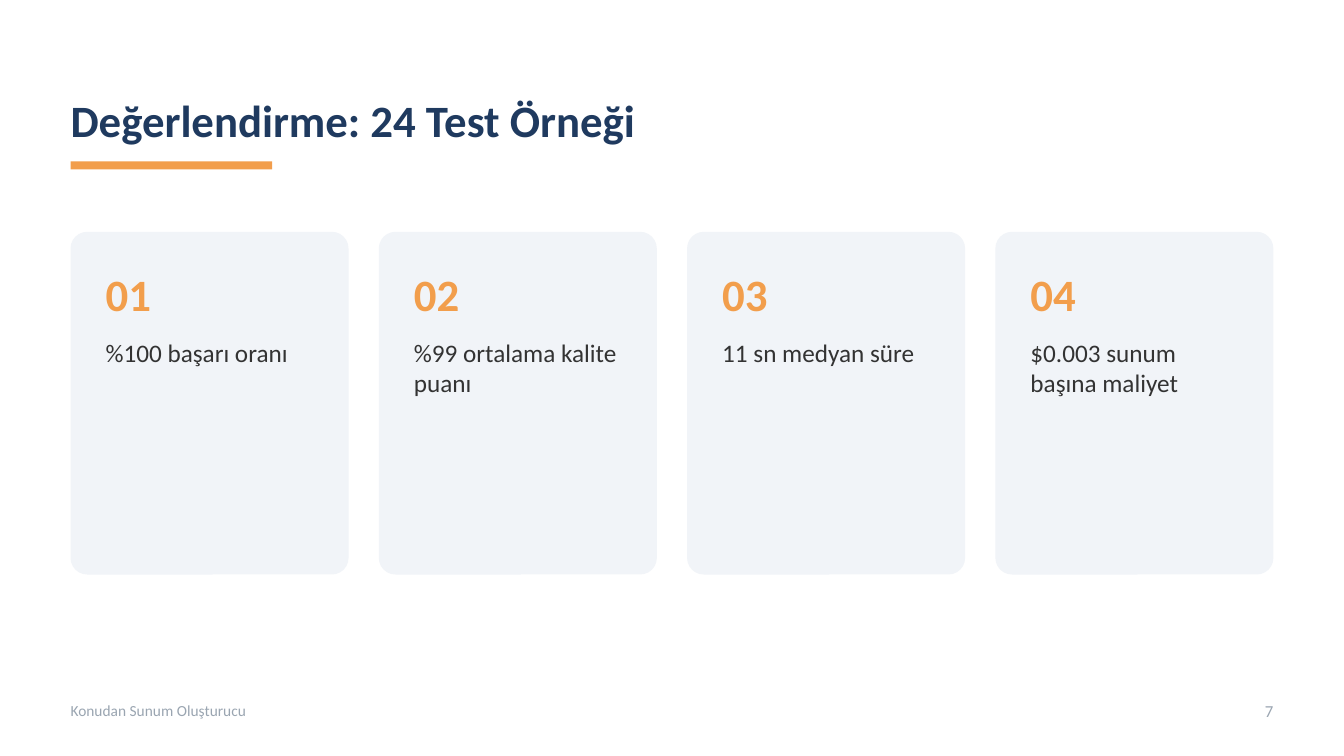
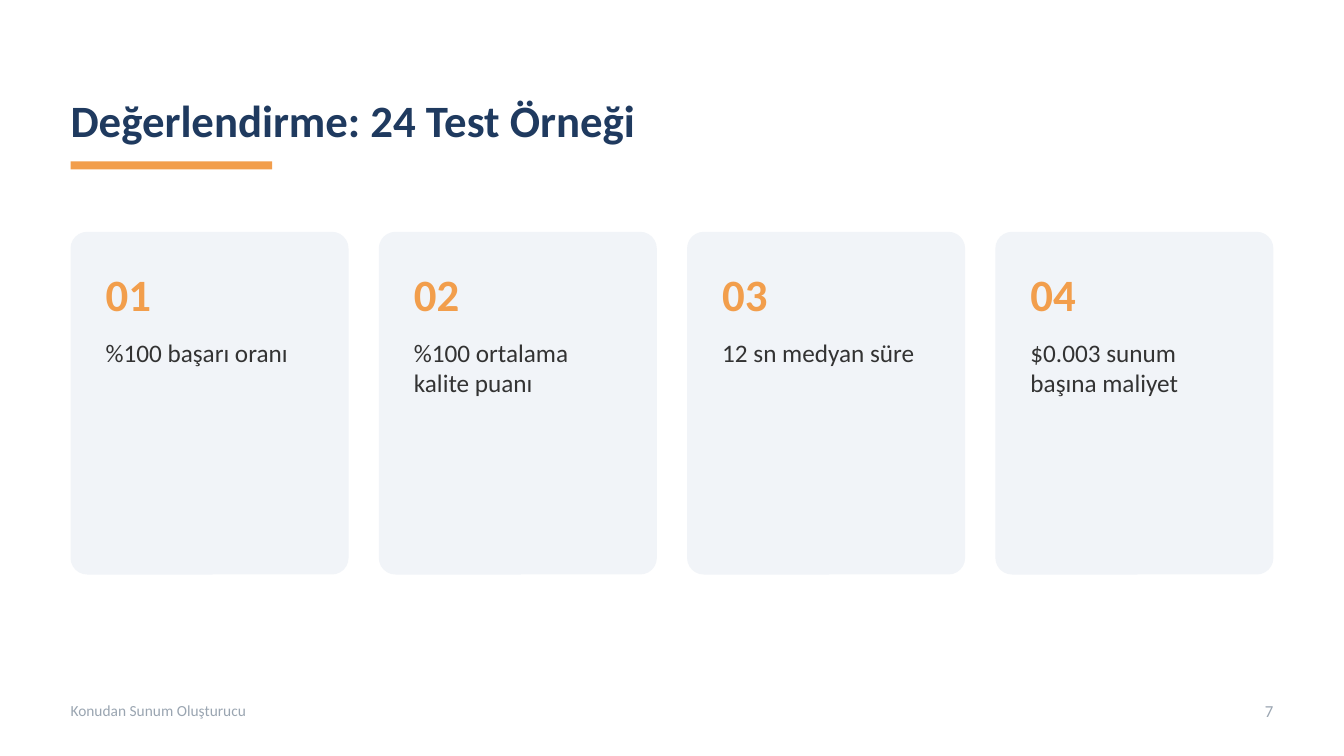
Before and after one commit to BerkKilincer-dev/ai-presentation-generator, a slide deck: slide 7 of docs/Proje_Sunumu.pptx. Drawn at 1344x756 pixels with LibreOffice and Linux fonts; fonts in the diff are those of the drawing. Boxes give left, top, right and bottom in pixels: in the first picture for what was removed or moved away, otherwise in the second. Text is boxed around its words. In the diff, an @@ line names an element or a change of style, - is before the commit and + after.

```diff
--- a/docs/Proje_Sunumu.pptx
+++ b/docs/Proje_Sunumu.pptx
@@ text in rounded rectangle at bbox=[414, 344, 568, 396]: text changed @@
-%99 ortalama kalite puanı
+%100 ortalama kalite puanı
@@ text in rounded rectangle at bbox=[722, 344, 914, 366]: text changed @@
-11 sn medyan süre
+12 sn medyan süre
```
Also in this commit, not shown: 8 other files.
